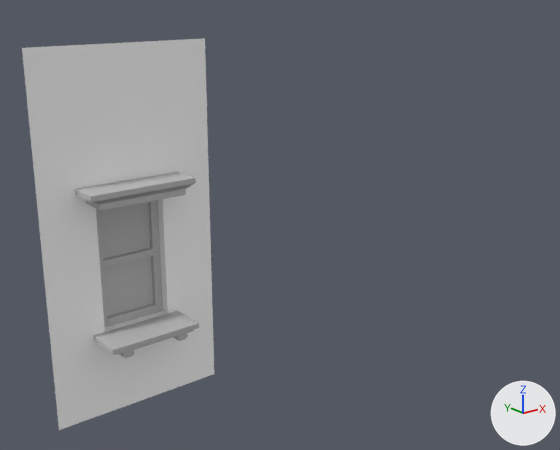
The FBX model Assets/Art_Assets/ModularBuildings/SimpleBuilding/SM_Window_Simple.fbx as it was, and as the next commit left it.
One viewpoint serves both versions: a 50 mm lens placed at (-2.03, -5.37, 3.43), pointed at (2.44, 0.22, 1.2). The axes (+X, +Y, +Z) are drawn at lower right. The lights are the same throughout. Where no turn or scale is listed for an object, it has been applied to the vertices.

The first picture shows 'SM_Window_Simple'.
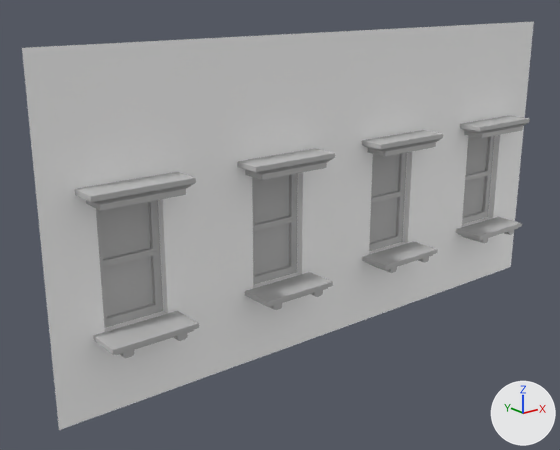
What differs and where, as boxes (x1, y1, x2, y2) in the pictures (560 x 450 px):
'SM_Window_Simple', reshaped (166% wider): before (22, 38, 214, 430); after (22, 21, 534, 430)
part 1 of me_mesh, added: after (456, 217, 522, 243)
part 2 of me_mesh, added: after (362, 242, 438, 273)
part 3 of me_mesh, added: after (245, 272, 333, 310)
part 4 of me_mesh, added: after (460, 116, 530, 138)
part 5 of me_mesh, added: after (362, 130, 443, 157)
part 6 of me_mesh, added: after (237, 148, 335, 180)
part 7 of me_mesh, added: after (205, 21, 534, 374)

What changed in the scene script:
```text
Change me_mesh:
    used by ob_sm_window_simple; location = (0.0, 0.0, 0.0)
    remove me_mesh.from_pydata(...)  # 172 vertices, 272 faces; spans x 0.0..1.5, y -0.33..0.11, z 0.0..3.0
    add me_mesh.from_pydata(...)  # 673 vertices, 552 faces; spans x 0.0..6.0, y -0.33..0.11, z 0.0..3.0
    me_mesh part 1: a new loose piece of 74 vertices spanning x 4.86..5.64, y -0.33..0.0, z 0.61..0.73, in mat_lambert1 (grey #bcbcbc)
    me_mesh part 2: a new loose piece of 74 vertices spanning x 3.36..4.14, y -0.33..0.0, z 0.61..0.73, in mat_lambert1 (grey #bcbcbc)
    me_mesh part 3: a new loose piece of 74 vertices spanning x 1.86..2.64, y -0.33..0.0, z 0.61..0.73, in mat_lambert1 (grey #bcbcbc)
    me_mesh part 4: a new loose piece of 40 vertices spanning x 4.8..5.7, y -0.26..0.0, z 1.82..1.95, in mat_lambert1 (grey #bcbcbc)
    me_mesh part 5: a new loose piece of 40 vertices spanning x 3.3..4.2, y -0.26..0.0, z 1.82..1.95, in mat_lambert1 (grey #bcbcbc)
    me_mesh part 6: a new loose piece of 40 vertices spanning x 1.8..2.7, y -0.26..0.0, z 1.82..1.95, in mat_lambert1 (grey #bcbcbc)
    me_mesh part 7: 159 vertices added at x 1.96..6.0, y 0.0..0.11, z 0.0..3.0
```
